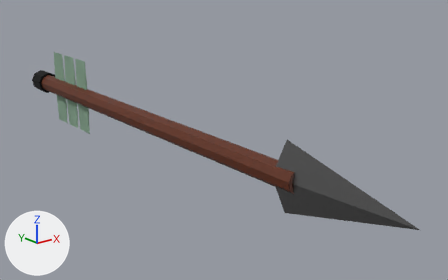
One commit to the glTF model assets/meshes/arrow.glb: the scene before it, then after it.
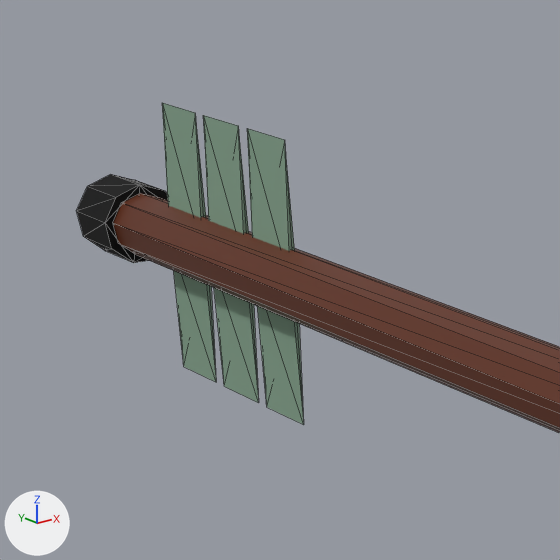
The first picture shows the older version from a 50 mm camera at (-6.48, -5.22, 3.47) aimed at (0.9, 4.01, -0.22). The close-ups show the older and then the newer version on the part from 3% to 35% of the width and 9% to 60% of the height of that picture. Only the edits that show in the close-ups are written down. Every picture has the same lights, and +X, +Y and +Z are marked at lower left. The close-ups show mesh edges as thin lines. Where no turn or scale is listed for an object, it has been applied to the vertices. Vertices at exactly the same position are counted once.
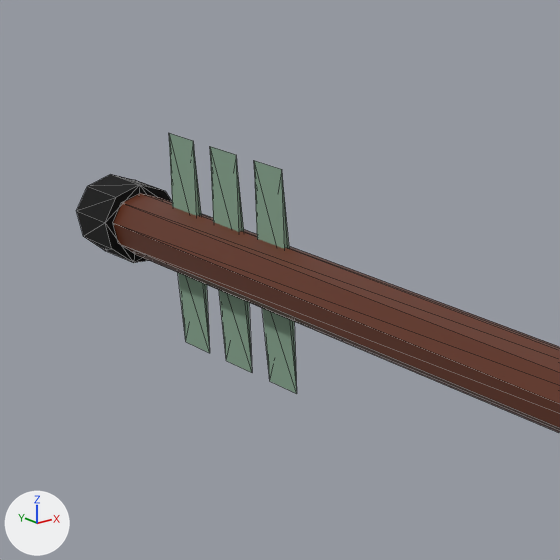
What the commit changed:
me_cube_001 is used by ob_cube; location (1.076, 9.176, 0.107).
me_cube_001 had 24 vertices, 36 faces and spanned x -1.1..-1.05, y -1.09..0.65, z -1.0..0.77.
me_cube_001 now has 24 vertices, 36 faces and spans x -1.1..-1.05, y -1.02..0.58, z -0.82..0.58.
me_cube_001 part 1: the loose piece of 8 vertices spanning x -1.1..-1.05, y 0.15..0.65, z -1.0..0.77 is scaled about its middle by (1, 0.74, 0.79).
me_cube_001 part 2: the loose piece of 8 vertices spanning x -1.1..-1.05, y -0.47..0.03, z -1.0..0.77 is scaled about its middle by (1, 0.74, 0.79).
me_cube_001 part 3: the loose piece of 8 vertices spanning x -1.1..-1.05, y -1.09..-0.59, z -1.0..0.77 is scaled about its middle by (1, 0.74, 0.79).

What differs and where, as boxes (x1, y1, x2, y2) in the close-ups (560 x 560 px; the box of a moved part takes in the faces that stretch with it):
'Cube', reshaped (10% narrower, 19% shorter): before (162, 103, 304, 425); after (169, 133, 297, 394)
part 1 of me_cube_001, moved or reshaped: before (162, 103, 216, 382); after (169, 133, 210, 353)
part 2 of me_cube_001, moved or reshaped: before (203, 115, 259, 403); after (210, 146, 252, 373)
part 3 of me_cube_001, moved or reshaped: before (247, 129, 304, 425); after (254, 161, 297, 394)
